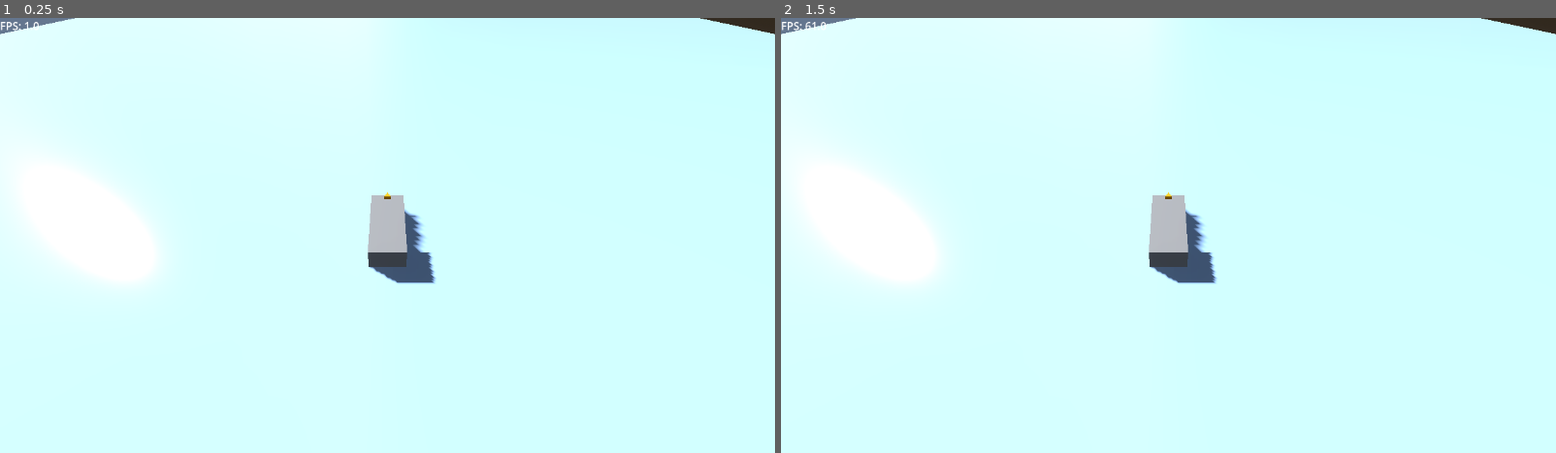
Above: before the commit, frames 1-2 (left to right).
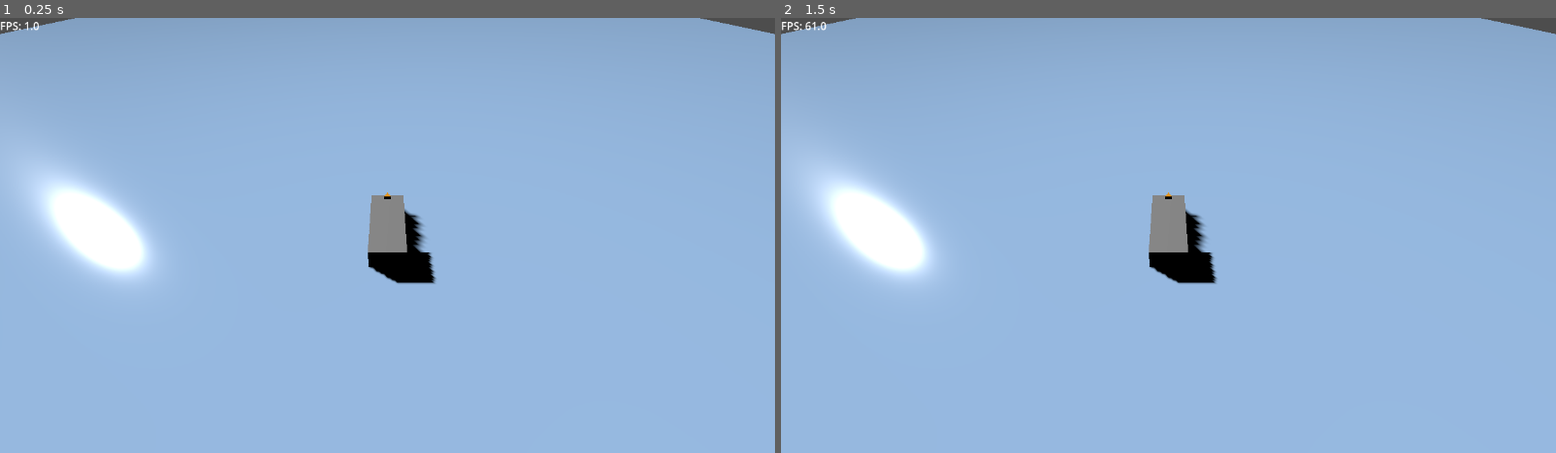
Above: after the commit, the same moments.

Repository: darren56brown/Sailboat3D
Game: Godot game, scene res://main.tscn
The game is run twice, just before and just after one commit, with the same random seed, the same clock (stepped at 60 frames per second) and the same inputs.
Inputs:
- Up to frame 1 (0.25 s): no input
- Up to frame 2 (1.5 s): tap Enter at 0.5 s

The runs differ from the first frame. In frame 1, 99% of the frame differs, in the area x 0-100%, y 0-100%; in frame 2, 99%.

Commit message:
got rid of world environment. I can add back later

Diff:
--- a/world.tscn
+++ b/world.tscn
@@ -1,17 +1,6 @@
 [gd_scene format=3 uid="uid://dfuo8imiklpa7"]
 
 [ext_resource type="PackedScene" uid="uid://c6ygj1s7jyhrl" path="res://boat.tscn" id="1_f3sb7"]
-
-[sub_resource type="ProceduralSkyMaterial" id="ProceduralSkyMaterial_f3sb7"]
-
-[sub_resource type="Sky" id="Sky_fj7yv"]
-sky_material = SubResource("ProceduralSkyMaterial_f3sb7")
-
-[sub_resource type="Environment" id="Environment_tlwt5"]
-background_mode = 2
-sky = SubResource("Sky_fj7yv")
-glow_enabled = true
-glow_bloom = 0.1
 
 [sub_resource type="PlaneMesh" id="PlaneMesh_fj7yv"]
 size = Vector2(200, 200)
@@ -28,9 +17,6 @@
 light_energy = 1.5
 shadow_enabled = true
 
-[node name="WorldEnvironment" type="WorldEnvironment" parent="." unique_id=2020853842]
-environment = SubResource("Environment_tlwt5")
-
 [node name="Ocean" type="MeshInstance3D" parent="." unique_id=2032328129]
 mesh = SubResource("PlaneMesh_fj7yv")
 surface_material_override/0 = SubResource("StandardMaterial3D_tlwt5")
